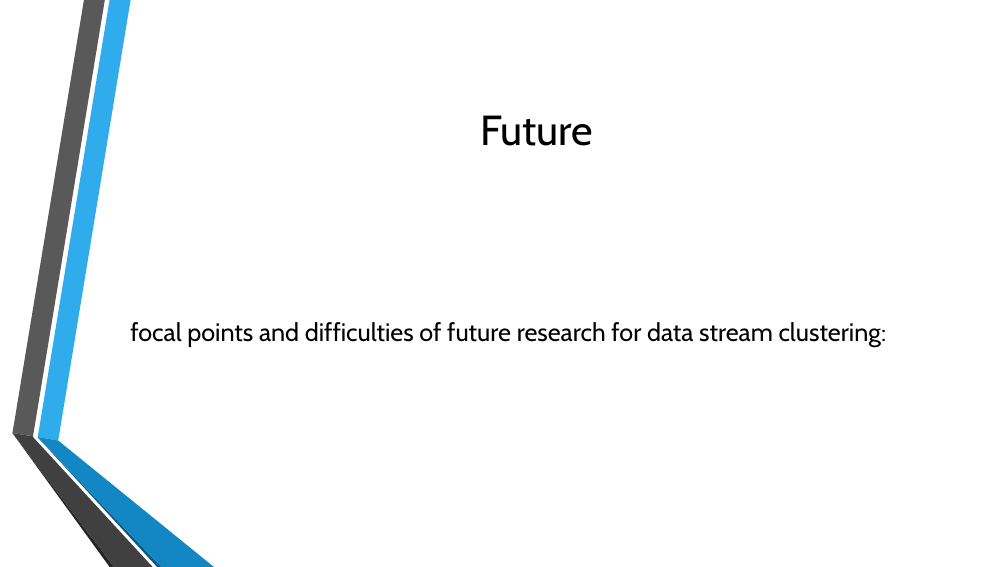
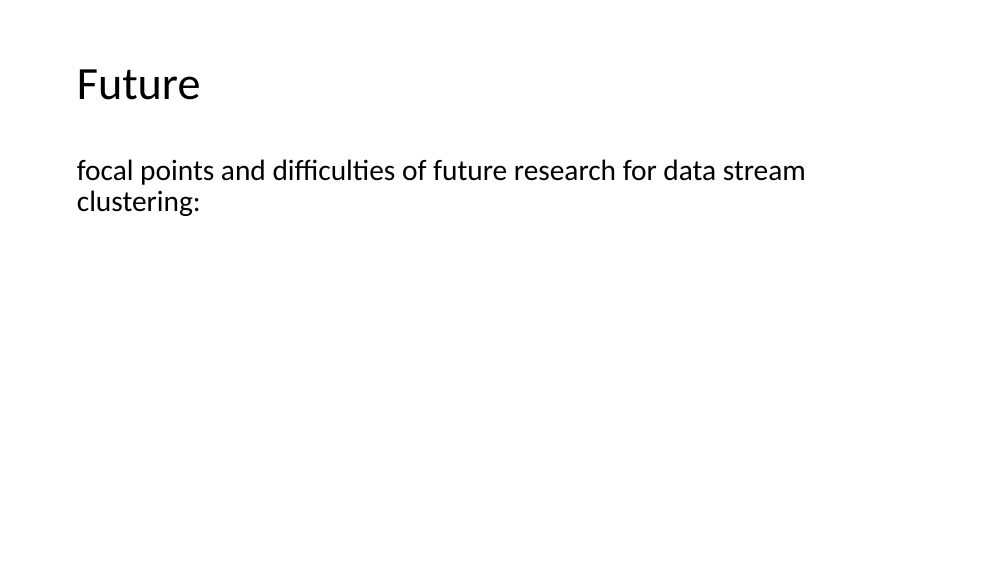
Before and after one commit to SC-One/ClusteringDataStream, a slide deck: slide 17 of Presentation/Data Mining in clustering.pptx (slide 24 before the commit). Drawn at 1008x567 pixels with LibreOffice and Linux fonts; fonts in the diff are those of the drawing; background and template pictures are left out. Boxes give left, top, right and bottom in pixels: in the first picture for what was removed or moved away, otherwise in the second. Text is boxed around its words. In the diff, an @@ line names an element or a change of style, - is before the commit and + after.

```diff
--- a/Presentation/Data Mining in clustering.pptx
+++ b/Presentation/Data Mining in clustering.pptx
@@ title "Future": place and size @@
-title "Future" at [480, 115, 593, 146]
+title "Future" at [77, 69, 201, 100]
@@ title "Future" at [77, 69, 201, 100]: size 40 to 44 pt, font Cabin to Calibri; alignment centre to left; line spacing 1 to 0.9 @@
@@ text "focal points and difficulties of ...": place and size @@
-text "focal points and difficulties of ..." at [130, 322, 887, 347]
+text "focal points and difficulties of ..." at [77, 159, 806, 216]
@@ text "focal points and difficulties of ..." at [77, 159, 806, 216]: size 24 to 28 pt, font Cabin to Calibri; line spacing 1 to 0.9; vertical alignment middle to top @@
@@ group removed at [12, 0, 214, 567]: 6 freeform shapes @@
```
Also in this commit, not shown: 13 other slides changed, 5 slides added, 11 slides removed.
